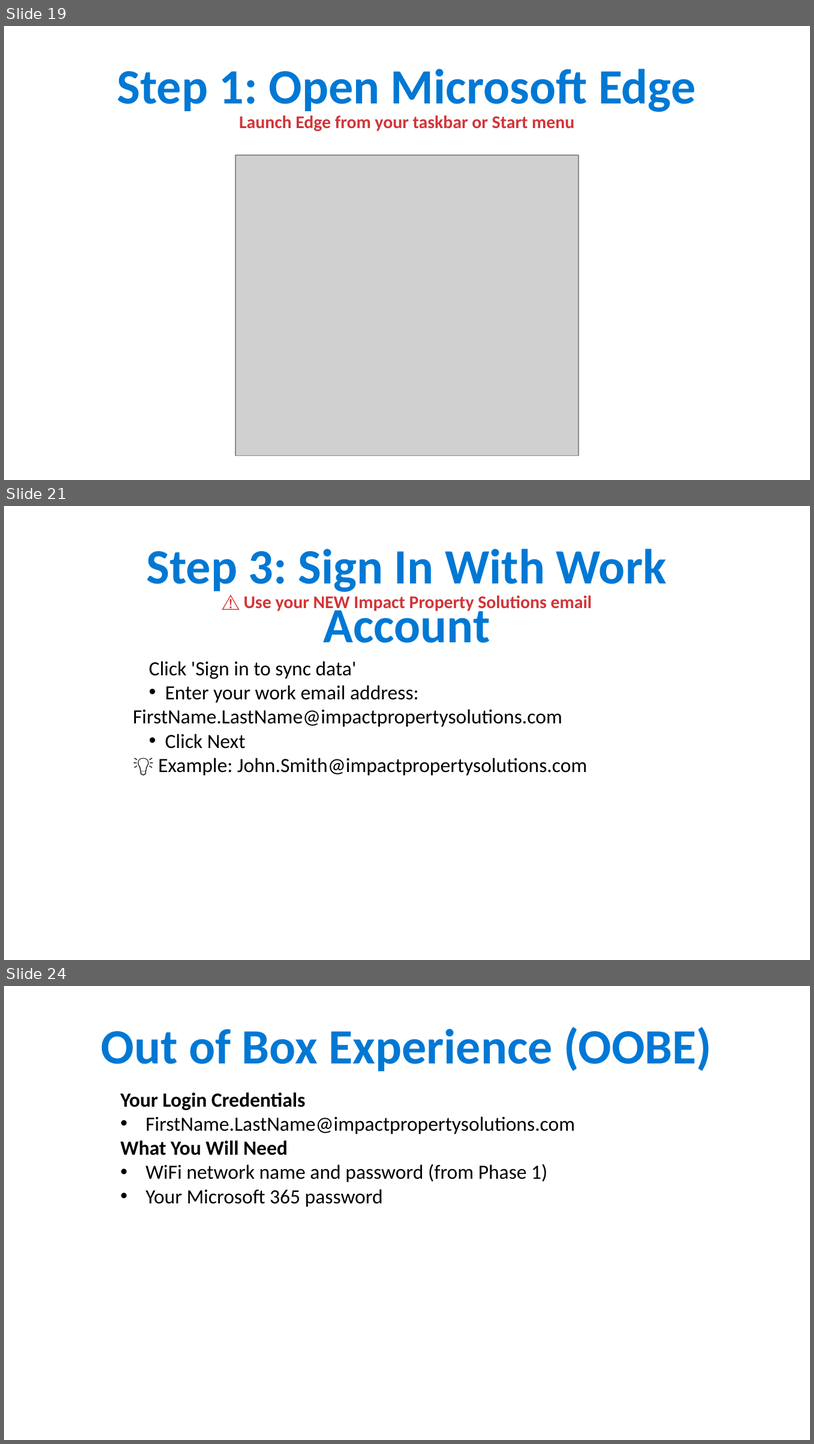
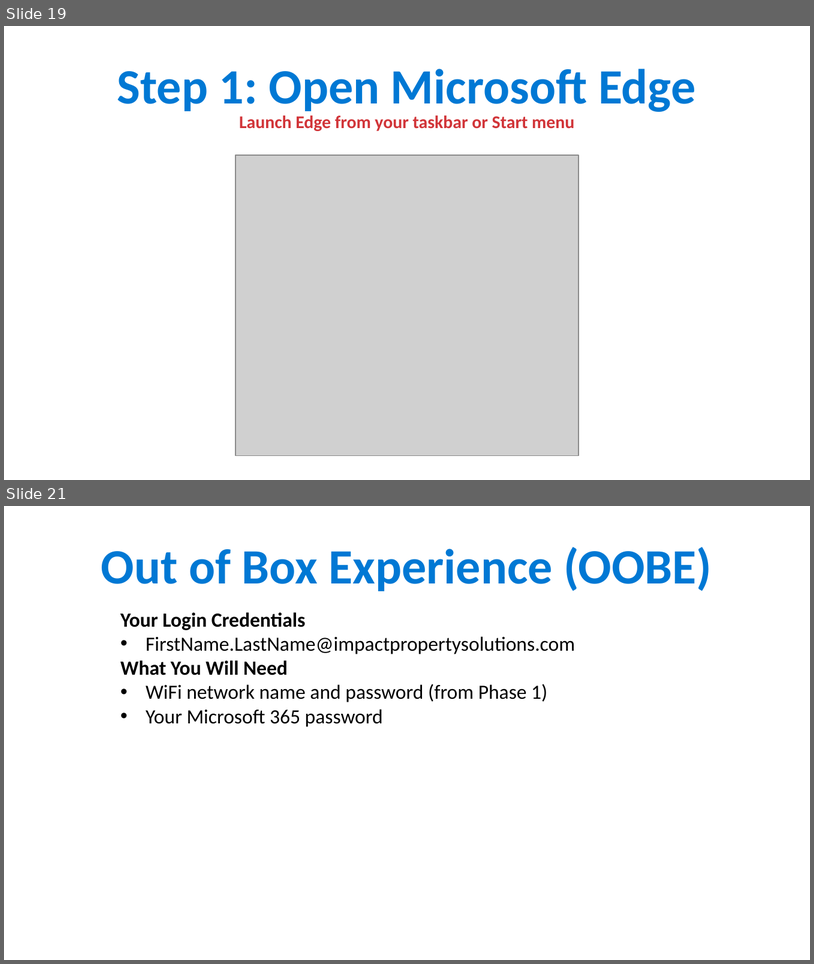
Before and after one commit to ipsghonline/tmp, a slide deck: presentation/Phase1-Backup-Guide.pptx. Shown one above the other, each under a label of ours: slides 19, 21 and 24 before the commit, slides 19 and 21 after it; the slides between them are not shown. The pictures are 814x1444 and 814x964 pixels, drawn with LibreOffice and Linux fonts; fonts in the diff are those of the drawing; grey boxes stand for pictures. Boxes give left, top, right and bottom in pixels: in the first picture for what was removed or moved away, otherwise in the second. Text is boxed around its words. In the diff, an @@ line names an element or a change of style, - is before the commit and + after.

```diff
--- a/presentation/Phase1-Backup-Guide.pptx
+++ b/presentation/Phase1-Backup-Guide.pptx
@@ slide 21 removed at [4,506,810,960], background #FFFFFF @@
@@ text removed at [147,549,667,643] @@
-Step 3: Sign In With Work Account
@@ text removed at [244,595,592,612] @@
-⚠️ Use your NEW Impact Property Solutions email
@@ text removed at [133,661,587,775] @@
-Click 'Sign in to sync data'
-• Enter your work email address:
-FirstName.LastName@impactpropertysolutions.com
-• Click Next
-💡 Example: John.Smith@impactpropertysolutions.com
@@ what was slide 24 is now slide 21 @@
```
Also in this commit, not shown: 2 slides changed, 2 other slides removed.
